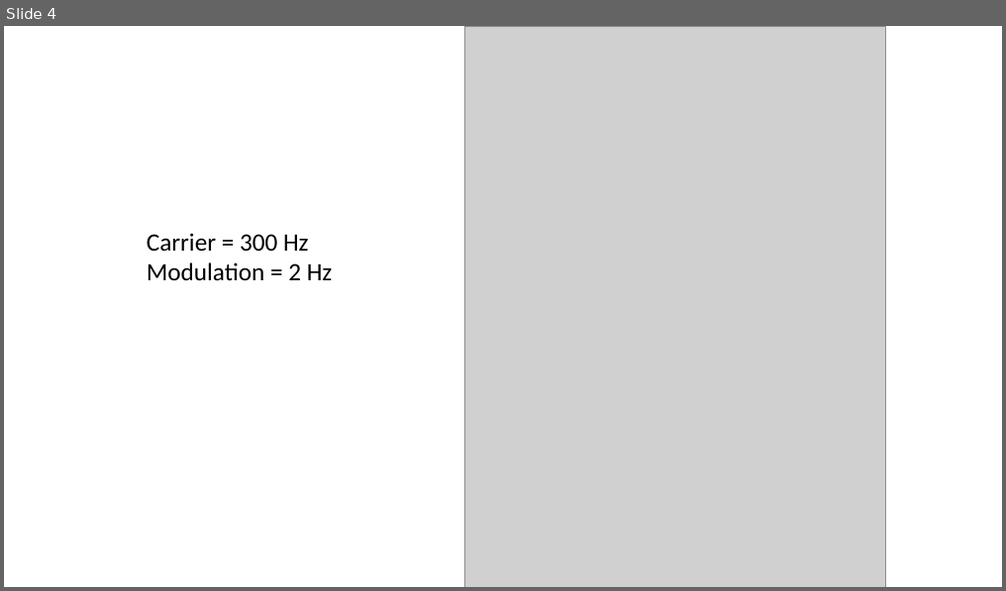
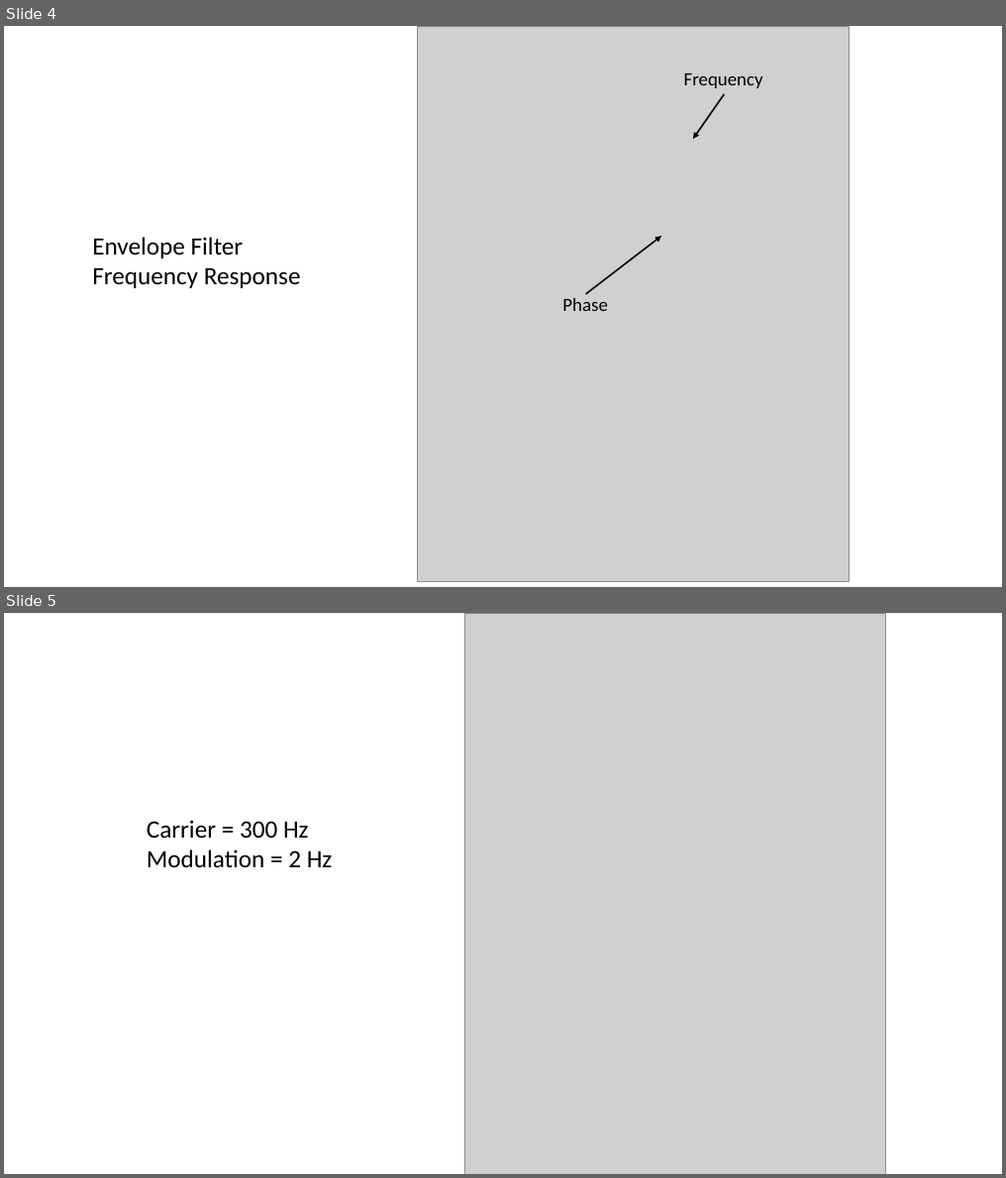
Before and after one commit to BobGlicksman/Animatronics, a slide deck: Documents/Analog_Processor_V2_Analysis.pptx. Shown one above the other, each under a label of ours: slide 4 before the commit, slides 4 and 5 after it. The pictures are 1006x591 and 1006x1178 pixels, drawn with LibreOffice and Linux fonts; fonts in the diff are those of the drawing; grey boxes stand for pictures. Boxes give left, top, right and bottom in pixels: in the first picture for what was removed or moved away, otherwise in the second. Text is boxed around its words. In the diff, an @@ line names an element or a change of style, - is before the commit and + after.

Commit message:
Update Analog_Processor_V2_Analysis.pptx
Added envelope filter freq response to ppt

```diff
--- a/Documents/Analog_Processor_V2_Analysis.pptx
+++ b/Documents/Analog_Processor_V2_Analysis.pptx
@@ slide 4 added at bbox=[4, 26, 1002, 587], background #FFFFFF @@
@@ picture added at bbox=[418, 26, 849, 582] @@
@@ text added at bbox=[684, 74, 763, 88], 18 pt, text #000000 @@
+Frequency
@@ arrow added from (724, 94) to (693, 139), #000000 1.5 pt @@
@@ text added at bbox=[92, 237, 301, 288], 24 pt, text #000000 @@
+Envelope Filter
+Frequency Response
@@ arrow added from (586, 294) to (661, 236), #000000 1.5 pt @@
@@ text added at bbox=[562, 298, 607, 311], 18 pt, text #000000 @@
+Phase
@@ what was slide 4 is now slide 5 @@
```
